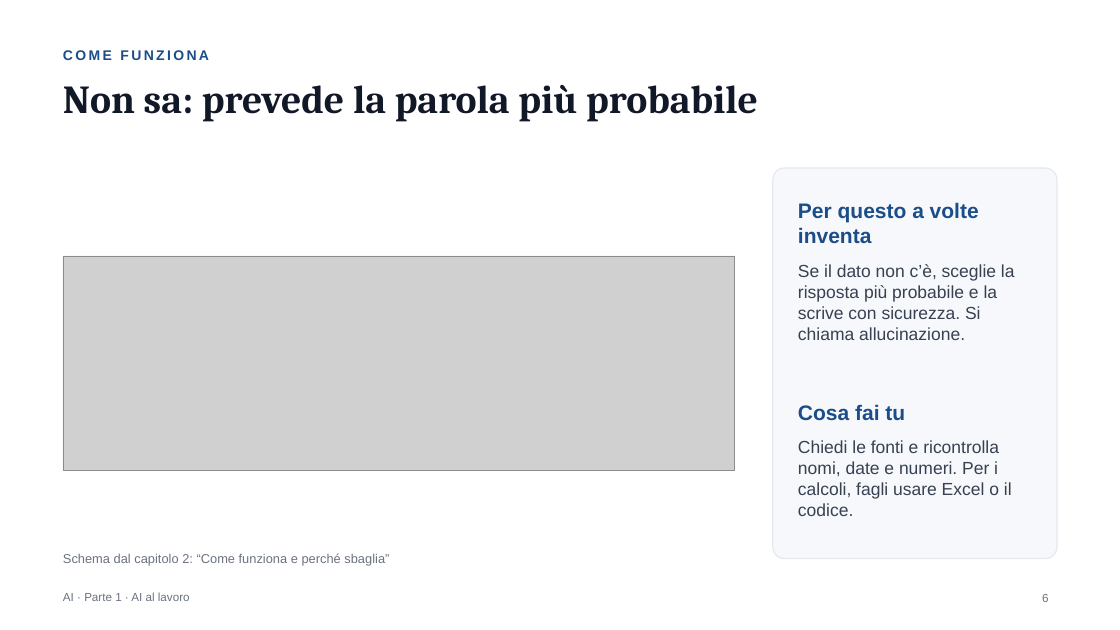
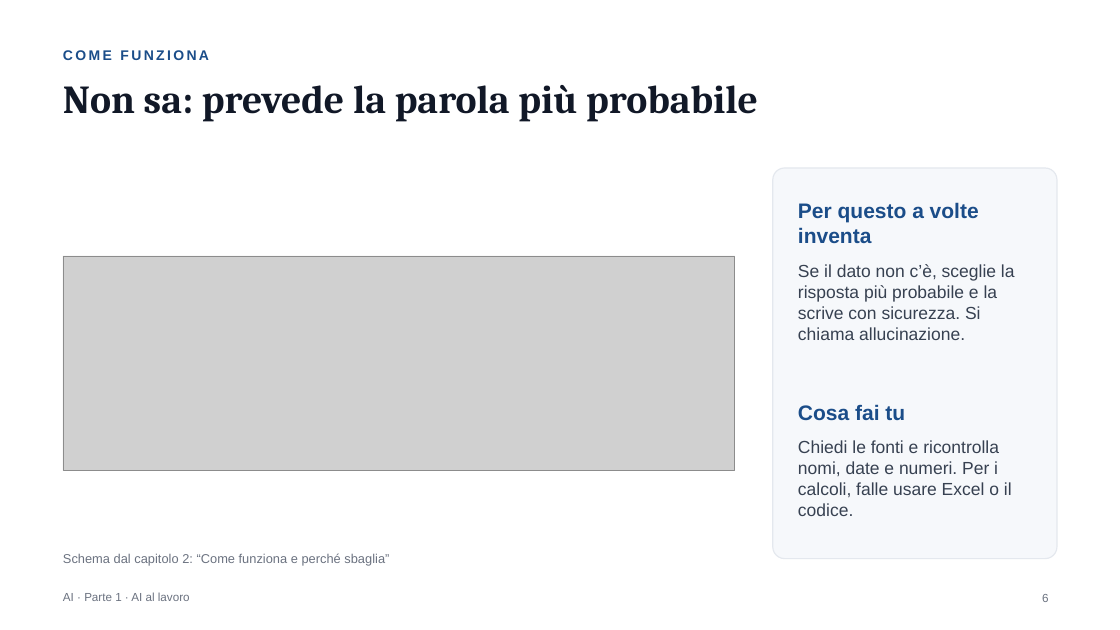
Before and after one commit to Mr-Hodler/IT-Security-AI-CrossCompany, a slide deck: slide 6 of AI Parte 1, Presentazione.pptx. Drawn at 1120x630 pixels with LibreOffice and Linux fonts; fonts in the diff are those of the drawing; grey boxes stand for pictures. Boxes give left, top, right and bottom in pixels: in the first picture for what was removed or moved away, otherwise in the second. Text is boxed around its words. In the diff, an @@ line names an element or a change of style, - is before the commit and + after.

```diff
--- a/AI Parte 1, Presentazione.pptx
+++ b/AI Parte 1, Presentazione.pptx
@@ text at (x1=798, y1=440, x2=1012, y2=516): text changed @@
-Chiedi le fonti e ricontrolla nomi, date e numeri. Per i calcoli, fagli usare Excel o il codice.
+Chiedi le fonti e ricontrolla nomi, date e numeri. Per i calcoli, falle usare Excel o il codice.
```
Also in this commit, not shown: 1 other slide changed, 6 other files.
